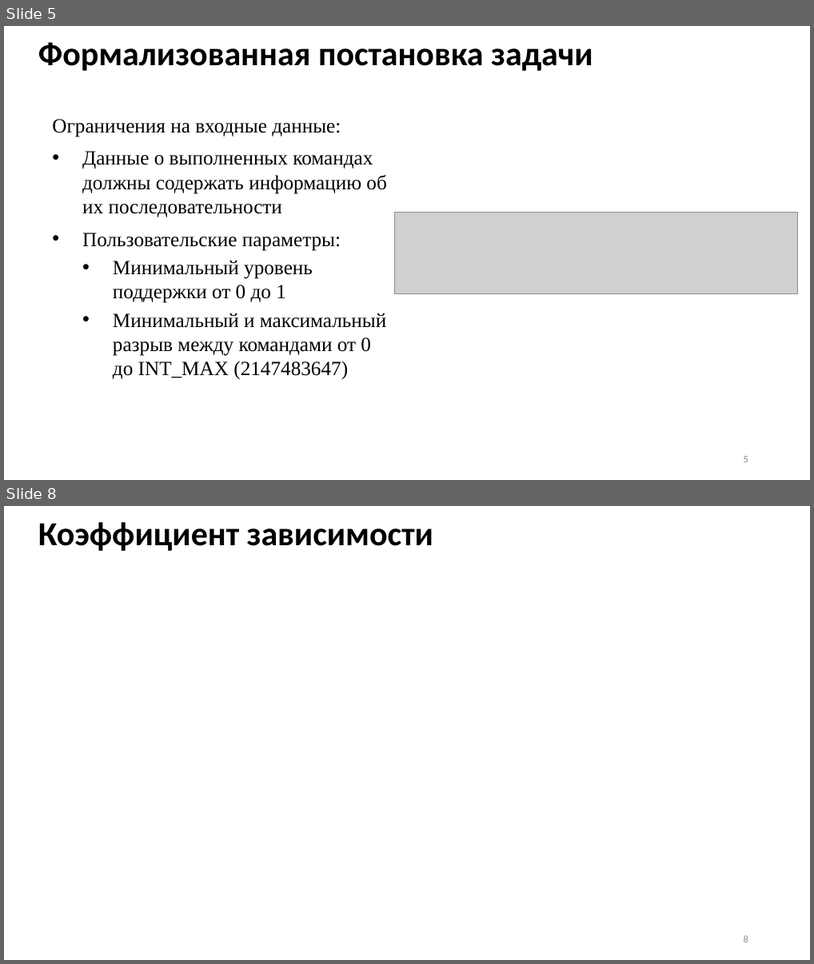
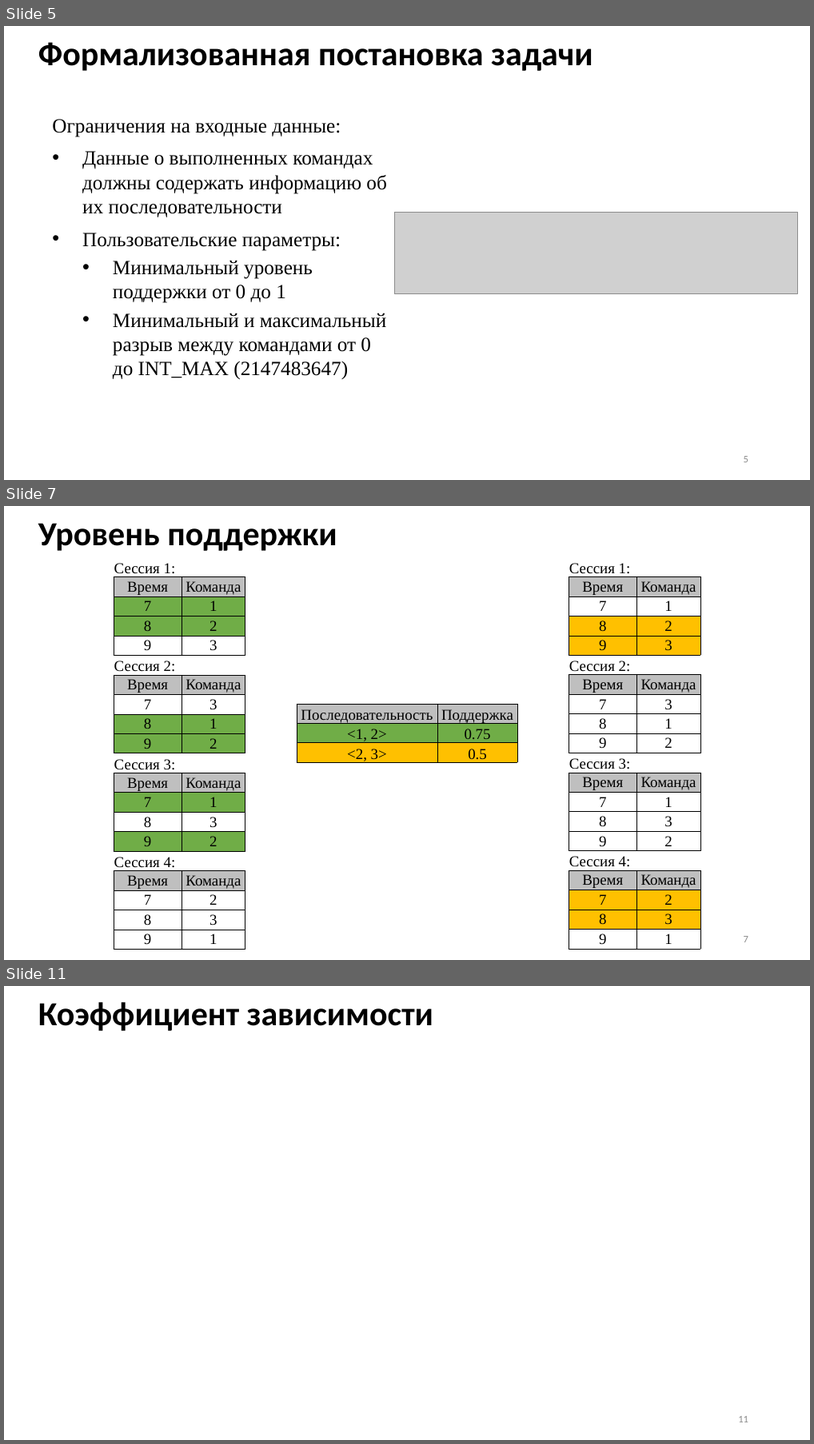
Before and after one commit to Inlucker/8semestr, a slide deck: ВКР/Презентация/ПронинАС_ВКР_презентация.pptx. Shown one above the other, each under a label of ours: slides 5 and 8 before the commit, slides 5, 7 and 11 after it; the slides between them are not shown. The pictures are 814x964 and 814x1444 pixels, drawn with LibreOffice and Linux fonts; fonts in the diff are those of the drawing; grey boxes stand for pictures. Boxes give left, top, right and bottom in pixels: in the first picture for what was removed or moved away, otherwise in the second. Text is boxed around its words. In the diff, an @@ line names an element or a change of style, - is before the commit and + after.

```diff
--- a/ВКР/Презентация/ПронинАС_ВКР_презентация.pptx
+++ b/ВКР/Презентация/ПронинАС_ВКР_презентация.pptx
@@ slide 7 added at box(4, 506, 810, 960), background #FFFFFF @@
@@ title added at box(38, 523, 337, 551), 40 pt, text #000000, bold @@
+Уровень поддержки
@@ table added at box(114, 557, 246, 949), 20 rows, 2 columns @@
+Сессия 1: | 
+Время | Команда
+7 | 1
+8 | 2
+9 | 3
+Сессия 2: | 
+Время | Команда
+7 | 3
+8 | 1
+9 | 2
+Сессия 3: | 
+Время | Команда
+7 | 1
+8 | 3
+9 | 2
+Сессия 4: | 
+Время | Команда
+7 | 2
+8 | 3
+9 | 1
@@ table added at box(569, 557, 701, 949), 20 rows, 2 columns @@
+Сессия 1: | 
+Время | Команда
+7 | 1
+8 | 2
+9 | 3
+Сессия 2: | 
+Время | Команда
+7 | 3
+8 | 1
+9 | 2
+Сессия 3: | 
+Время | Команда
+7 | 1
+8 | 3
+9 | 2
+Сессия 4: | 
+Время | Команда
+7 | 2
+8 | 3
+9 | 1
@@ table added at box(297, 704, 518, 764), 3 rows, 2 columns @@
+Последовательность | Поддержка
+<1, 2> | 0.75
+<2, 3> | 0.5
@@ page number added at box(744, 936, 749, 942), 12 pt, text #8C8C8C @@
+7
@@ what was slide 8 is now slide 11 @@
@@ page number at box(738, 1416, 749, 1422): text changed @@
-8
+11
```
Also in this commit, not shown: 4 slides changed, 3 other slides added, 2 slides removed, 2 other files.
